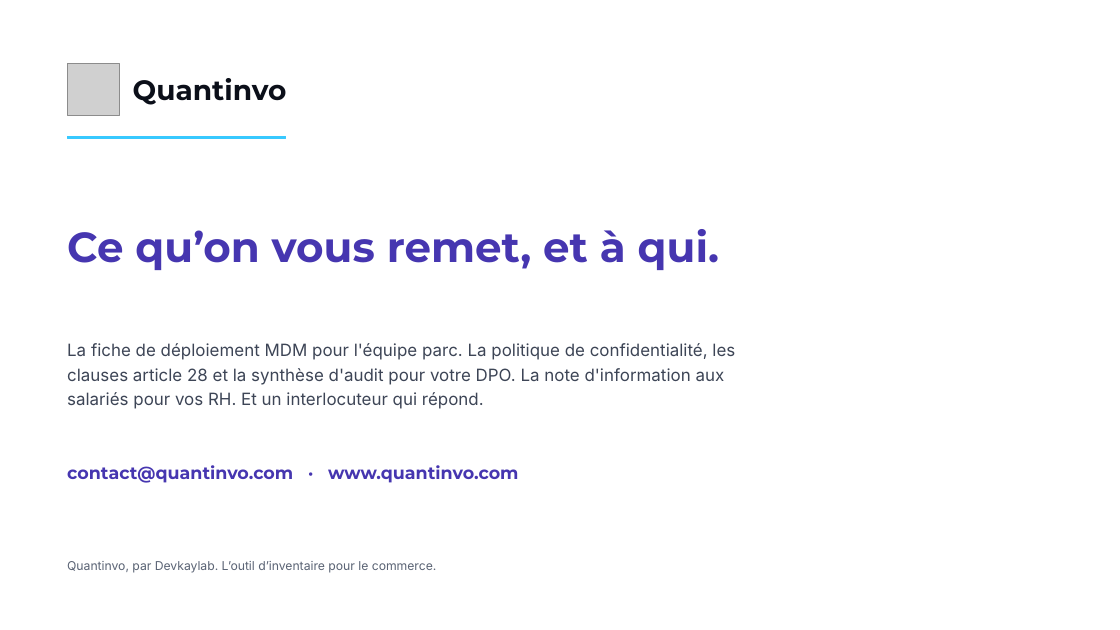
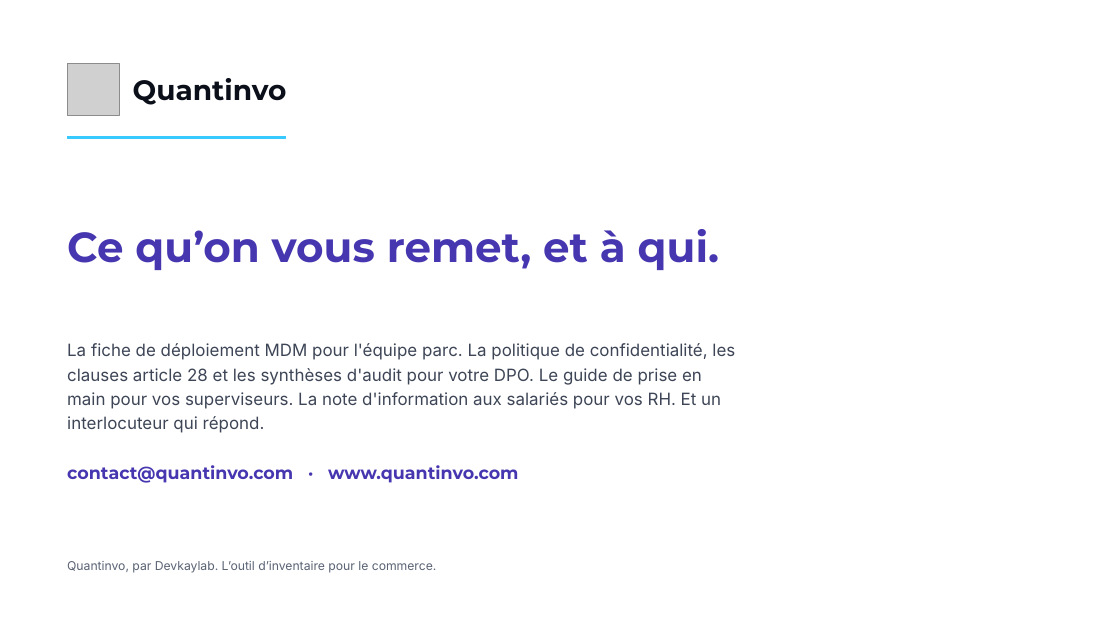
Before and after one commit to devkaylab/Inventaire, a slide deck: slide 17 of docs/entreprise/deck/Quantinvo-dossier-DSI-marque.pptx (slide 12 before the commit). Drawn at 1120x630 pixels with LibreOffice and Linux fonts; fonts in the diff are those of the drawing; grey boxes stand for pictures. Boxes give left, top, right and bottom in pixels: in the first picture for what was removed or moved away, otherwise in the second. Text is boxed around its words. In the diff, an @@ line names an element or a change of style, - is before the commit and + after.

```diff
--- a/docs/entreprise/deck/Quantinvo-dossier-DSI-marque.pptx
+++ b/docs/entreprise/deck/Quantinvo-dossier-DSI-marque.pptx
@@ text at [67, 343, 735, 433]: text changed @@
-La fiche de déploiement MDM pour l'équipe parc. La politique de confidentialité, les clauses article 28 et la synthèse d'audit pour votre DPO. La note d'information aux salariés pour vos RH. Et un interlocuteur qui répond.
+La fiche de déploiement MDM pour l'équipe parc. La politique de confidentialité, les clauses article 28 et les synthèses d'audit pour votre DPO. Le guide de prise en main pour vos superviseurs. La note d'information aux salariés pour vos RH. Et un interlocuteur qui répond.
```
Also in this commit, not shown: 11 other slides changed, 5 slides added, 25 other files.
